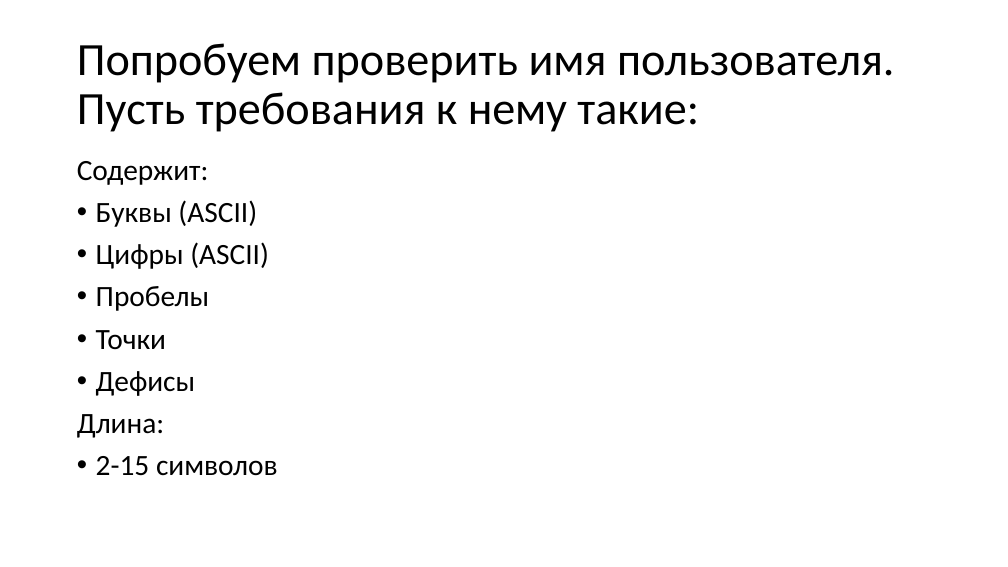
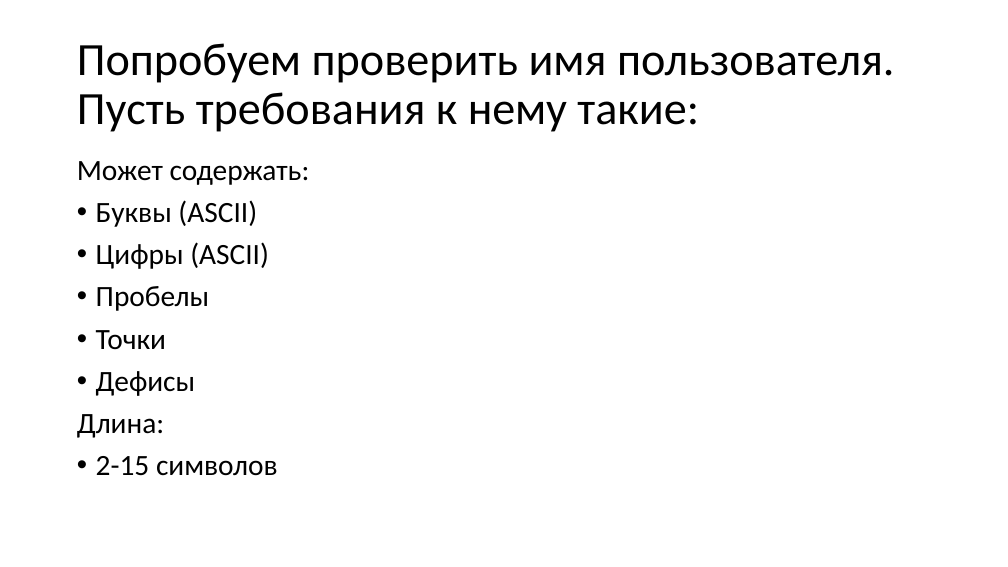
Before and after one commit to meTur4ik/re-demo, a slide deck: slide 26 of docs/re.pptx. Drawn at 1008x567 pixels with LibreOffice and Linux fonts; fonts in the diff are those of the drawing. Boxes give left, top, right and bottom in pixels: in the first picture for what was removed or moved away, otherwise in the second. Text is boxed around its words. In the diff, an @@ line names an element or a change of style, - is before the commit and + after.

```diff
--- a/docs/re.pptx
+++ b/docs/re.pptx
@@ text at (77, 161, 310, 185): text changed @@
-Содержит:
+Может содержать:
```
Also in this commit, not shown: 15 other slides changed, 4 slides added, 1 slide removed.
